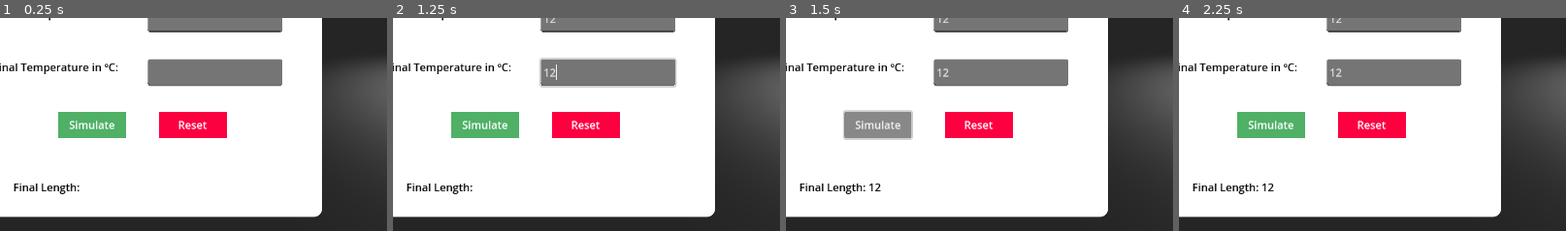
Above: before the commit, frames 1-4 (left to right).
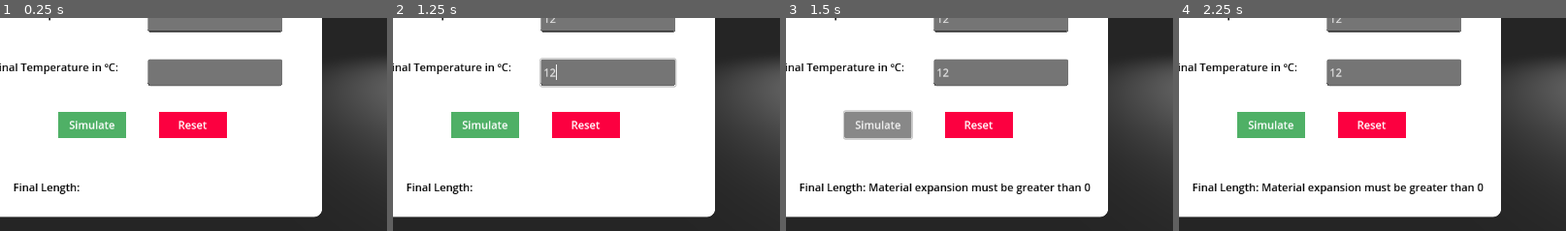
Above: after the commit, the same moments.

Repository: rohb22/thermal-expansion-simulator
Game: Godot game, scene res://node_3d.tscn
The game is run twice, just before and just after one commit, with the same random seed, the same clock (stepped at 60 frames per second) and the same inputs.
Inputs (mouse positions are % of the whole screen's width and height, from its top left):
- Up to frame 1 (0.25 s): no input
- Up to frame 2 (1.25 s): click (36, 50) at 0.52 s; type "12" at 0.6 s; click (36, 38) at 0.75 s; type "12" at 0.83 s; click (36, 63) at 0.98 s; type "12" at 1.07 s
- Up to frame 3 (1.5 s): click "Simulate" at 1.25 s
- Up to frame 4 (2.25 s): click "Aluminum" at 2 s
The pictures show only the part of the screen within x 8-58%, y 50-100%; the shares and areas given below are measured in that part.

Frames 1-2 are identical in both runs. In frame 3, 1.2% of the frame differs, in the area x 21-79%, y 77-83%; in frame 4, 1.2%.

Commit message:
Added multiplier for animation

Diff:
--- a/godot/node_3d.gd
+++ b/godot/node_3d.gd
@@ -18,22 +18,22 @@
 func dropdownSelect(index: int) -> void:
 	var selected_metal = dropdown.get_item_text(index)
 	var coefficients = {
-		"Aluminum": 0.000023,
-		"Copper": 0.000016,
-		"Iron": 0.000012,
-		"Silver": 0.000019,
-		"Gold": 0.000014
+		"Aluminum": 23,
+		"Copper": 16,
+		"Iron": 12,
+		"Silver": 19,
+		"Gold": 14
 	}
 	$CanvasLayer/Panel/coefficient.text = str(coefficients[selected_metal])
 
 
 func addMaterials() -> void:
 	var metals = {
-		"Aluminum": 0.000023,
-		"Copper": 0.000016,
-		"Iron": 0.000012,
-		"Silver": 0.000019,
-		"Gold": 0.000014
+		"Aluminum": 23,
+		"Copper": 16,
+		"Iron": 12,
+		"Silver": 19,
+		"Gold": 14
 	}
 	for metal in metals.keys():
 		dropdown.add_item(metal)
@@ -49,7 +49,7 @@
 
 func startSimulation() -> void:
 	$CanvasLayer/Panel/output.text = "Final Length: "
-	coefficient = $CanvasLayer/Panel/coefficient.text.to_float()
+	coefficient = float("0.0000" + $CanvasLayer/Panel/coefficient.text)
 	var initial_temp = $CanvasLayer/Panel/initial_temp.text.to_float()
 	var final_temp = $CanvasLayer/Panel/final_temp.text.to_float()
 	temperature = final_temp - initial_temp
@@ -62,13 +62,13 @@
 	elif length <= 0:
 		$CanvasLayer/Panel/output.text += "Material length must be greater than 0"
 		return
-
+	print(coefficient)
 	var expansion = coefficient * temperature * length
 	result_length = length + expansion
 
 	$CanvasLayer/Panel/output.text += str(result_length)
 	cylinder.scale = cylinder_ORIG
-	animate(expansion)
+	animate(expansion*10**3)
 
 func animate(expansion:float) -> void:
 	var tween  = create_tween()
@@ -76,4 +76,4 @@
 	var orig_scale = cylinder.scale
 	var updated = Vector3(orig_scale.x, orig_scale.y + expansion / length, orig_scale.z)
 
-	tween.tween_property(cylinder, "scale", updated, 5.0)
+	tween.tween_property(cylinder, "scale", updated, 2.0)
